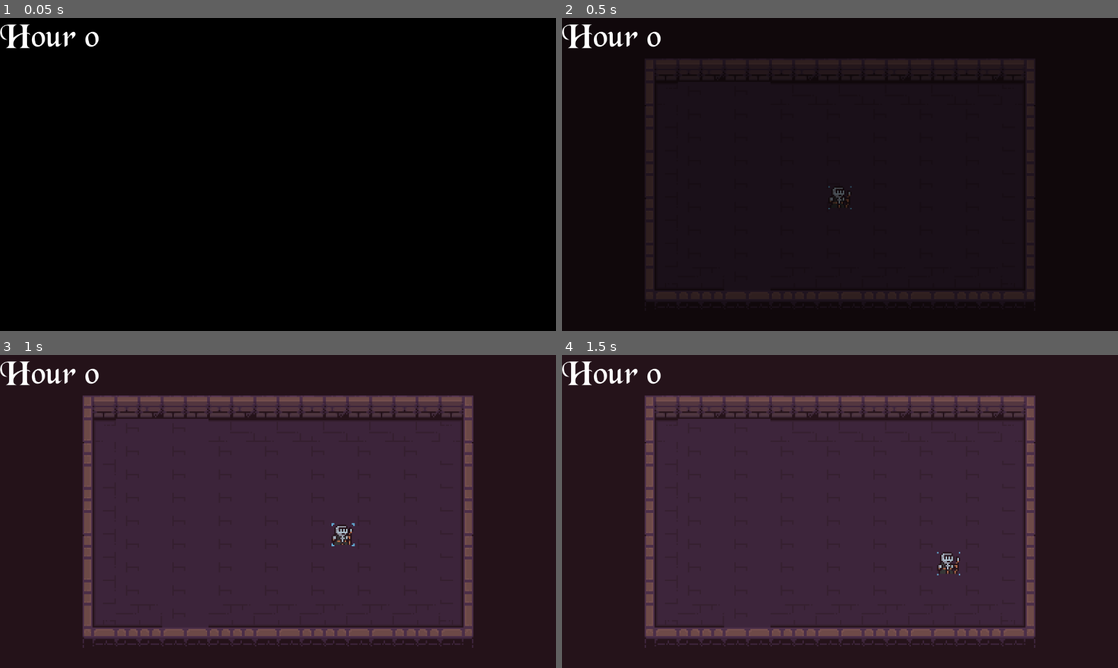
Above: before the commit, frames 1-4 (two rows, left to right).
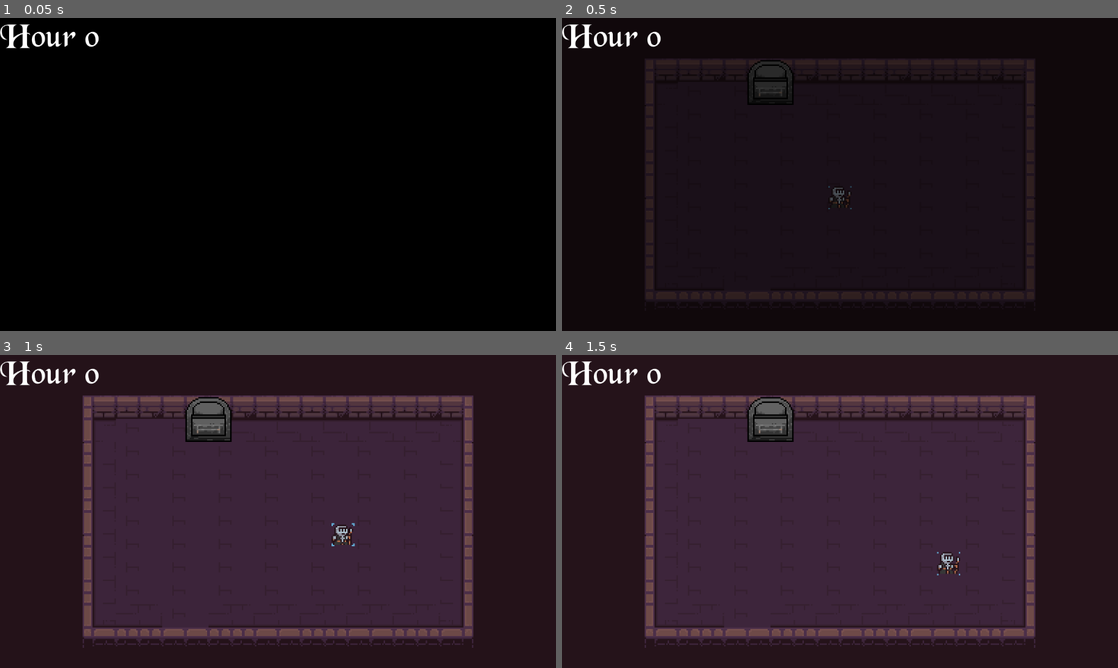
Above: after the commit, the same moments.

Repository: johntheman54321/Godot-Wild-Jam-68
Game: Godot game, scene res://Scenes/World/world.tscn
The game is run twice, just before and just after one commit, with the same random seed, the same clock (stepped at 60 frames per second) and the same inputs.
Inputs:
- Up to frame 1 (0.05 s): no input
- Up to frame 2 (0.5 s): no input
- Up to frame 3 (1 s): hold Right (ui_right) from 0.53 s (still down); tap E (Interact, bound only after the commit) at 0.6 s
- Up to frame 4 (1.5 s): release Right (ui_right) at 1.28 s; hold Down (ui_down) from 1.28 s (still down); tap E (Interact, bound only after the commit) at 1.35 s

Frame 1 is identical in both runs. In frame 2, 0.4% of the frame differs, in the area x 33-42%, y 13-28%; in frame 3, 0.8%; in frame 4, 0.8%.

Commit message:
Added some of the furnace logic

Diff:
--- a/Scenes/World/world.tscn
+++ b/Scenes/World/world.tscn
@@ -6,6 +6,7 @@
 [ext_resource type="PackedScene" uid="uid://q1nrdwh5h3ts" path="res://Scenes/loading_screen/loading_screen.tscn" id="4_ulie7"]
 [ext_resource type="FontFile" uid="uid://b2om50ho0qbh8" path="res://Fonts/BLKCHCRY.otf" id="5_ogirs"]
 [ext_resource type="PackedScene" uid="uid://f6kl27emvlii" path="res://Scenes/Pause Menu/pause_menu.tscn" id="6_5fyle"]
+[ext_resource type="PackedScene" uid="uid://do8ww1urgvtat" path="res://Scenes/machines/furnace/furnace.tscn" id="6_36x2y"]
 
 [sub_resource type="TileSetAtlasSource" id="TileSetAtlasSource_ve46v"]
 texture = ExtResource("2_vjgdf")
@@ -346,6 +347,10 @@
 format = 2
 layer_0/tile_data = PackedInt32Array(-458764, 524288, 7, -393228, 524288, 7, -327692, 524288, 7, -262156, 524288, 7, -1 …(6258 unchanged characters)…
 
+[node name="Furnace" parent="." node_paths=PackedStringArray("player") instance=ExtResource("6_36x2y")]
+position = Vector2(-240, 48)
+player = NodePath("../Player")
+
 [node name="Player" parent="." instance=ExtResource("3_qopbf")]
 position = Vector2(-192, 128)
 platform_wall_layers = 1
--- /dev/null
+++ b/Scenes/machines/furnace/furnace.gd
@@ -0,0 +1,19 @@
+extends StaticBody2D
+
+@export var player:CharacterBody2D
+var playerIsClose = false
+var isCooking = false
+
+# Called every frame. 'delta' is the elapsed time since the previous frame.
+func _process(delta):
+	if Input.is_action_just_pressed("Interact"):
+		$Tooltip.hide()
+		isCooking = true
+
+func _on_area_2d_body_entered(body):
+	if body == player and not isCooking:
+		$Tooltip.show()
+
+func _on_area_2d_body_exited(body):
+	if body == player:
+		$Tooltip.hide()
--- /dev/null
+++ b/Scenes/machines/furnace/furnace.tscn
@@ -0,0 +1,67 @@
+[gd_scene load_steps=8 format=3 uid="uid://do8ww1urgvtat"]
+
+[ext_resource type="Texture2D" uid="uid://bwyh6tdfh4n35" path="res://Sprites/Furnace.png" id="1_61pyl"]
+[ext_resource type="Script" path="res://Scenes/machines/furnace/furnace.gd" id="1_wqvqv"]
+
+[sub_resource type="AtlasTexture" id="AtlasTexture_7foo4"]
+atlas = ExtResource("1_61pyl")
+region = Rect2(0, 32, 32, 32)
+
+[sub_resource type="AtlasTexture" id="AtlasTexture_inmfs"]
+atlas = ExtResource("1_61pyl")
+region = Rect2(0, 96, 32, 32)
+
+[sub_resource type="SpriteFrames" id="SpriteFrames_7kom4"]
+animations = [{
+"frames": [{
+"duration": 1.0,
+"texture": SubResource("AtlasTexture_7foo4")
+}],
+"loop": true,
+"name": &"1-lit",
+"speed": 5.0
+}, {
+"frames": [{
+"duration": 1.0,
+"texture": SubResource("AtlasTexture_inmfs")
+}],
+"loop": true,
+"name": &"1-unlit",
+"speed": 5.0
+}]
+
+[sub_resource type="RectangleShape2D" id="RectangleShape2D_nxuho"]
+size = Vector2(32, 24)
+
+[sub_resource type="RectangleShape2D" id="RectangleShape2D_owajv"]
+size = Vector2(32, 16)
+
+[node name="Furnace" type="StaticBody2D"]
+script = ExtResource("1_wqvqv")
+
+[node name="AnimatedSprite2D" type="AnimatedSprite2D" parent="."]
+sprite_frames = SubResource("SpriteFrames_7kom4")
+animation = &"1-unlit"
+
+[node name="CollisionShape2D" type="CollisionShape2D" parent="."]
+position = Vector2(0, -4)
+shape = SubResource("RectangleShape2D_nxuho")
+
+[node name="Area2D" type="Area2D" parent="."]
+
+[node name="CollisionShape2D" type="CollisionShape2D" parent="Area2D"]
+position = Vector2(0, 16)
+shape = SubResource("RectangleShape2D_owajv")
+
+[node name="Tooltip" type="Label" parent="."]
+visible = false
+texture_filter = 1
+offset_left = 12.0
+offset_top = -24.0
+offset_right = 18.0
+offset_bottom = -7.0
+theme_override_font_sizes/font_size = 10
+text = "E"
+
+[connection signal="body_entered" from="Area2D" to="." method="_on_area_2d_body_entered"]
+[connection signal="body_exited" from="Area2D" to="." method="_on_area_2d_body_exited"]
--- a/project.godot
+++ b/project.godot
@@ -58,6 +58,11 @@
 "events": [Object(InputEventKey,"resource_local_to_scene":false,"resource_name":"","device":-1,"window_id":0,"alt_press …(182 unchanged characters)…
 ]
 }
+Interact={
+"deadzone": 0.5,
+"events": [Object(InputEventKey,"resource_local_to_scene":false,"resource_name":"","device":-1,"window_id":0,"alt_pressed":false,"shift_pressed":false,"ctrl_pressed":false,"meta_pressed":false,"pressed":false,"keycode":0,"physical_keycode":69,"key_label":0,"unicode":101,"echo":false,"script":null)
+]
+}
 
 [layer_names]
 
Not shown: 1 places in Scenes/World/world.tscn that only renumber resources
Binary file added: Sprites/Furnace.png
Not shown, added: Sprites/Furnace.png.import
